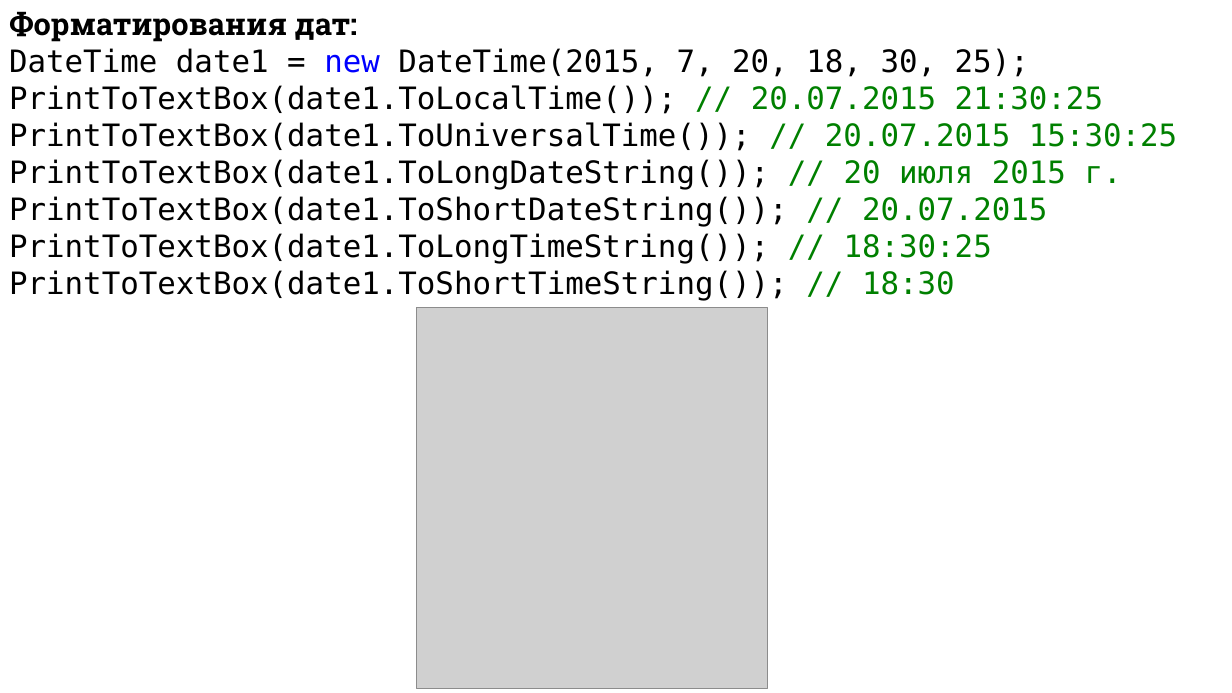
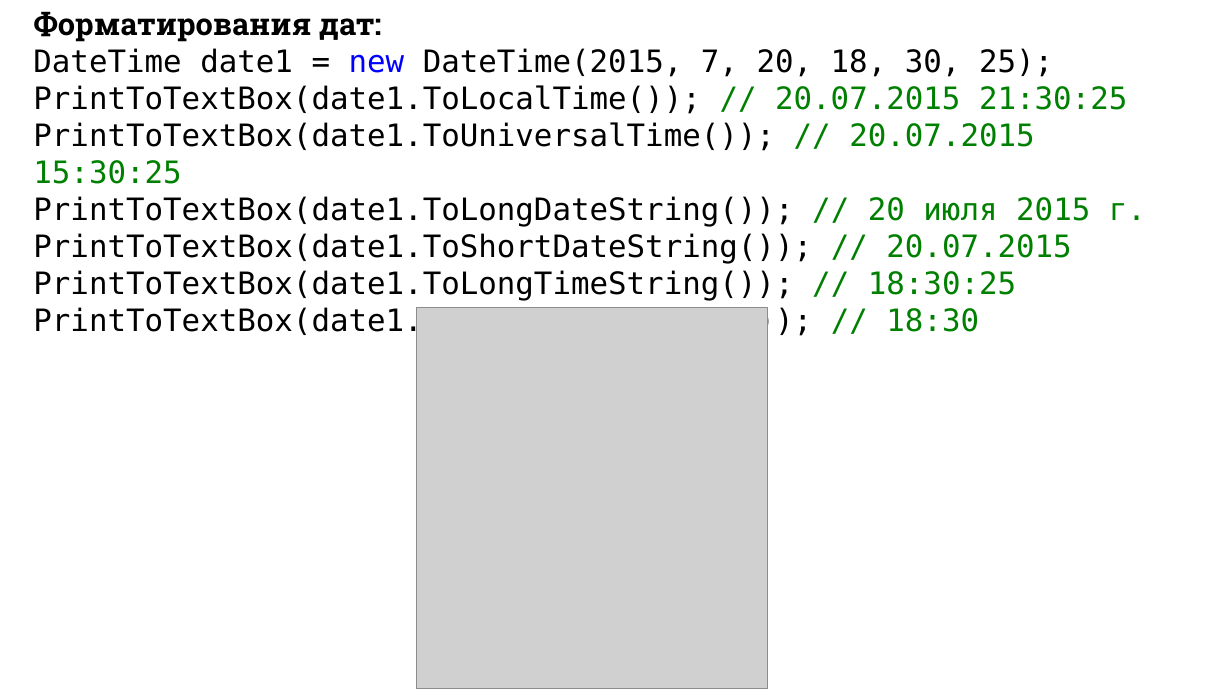
Before and after one commit to DaniilKlyukin/ITiP-2, a slide deck: slide 5 of Лекции/ИТиП 2 лек 7.pptx. Drawn at 1232x693 pixels with LibreOffice and Linux fonts; fonts in the diff are those of the drawing; grey boxes stand for pictures. Boxes give left, top, right and bottom in pixels: in the first picture for what was removed or moved away, otherwise in the second. Text is boxed around its words. In the diff, an @@ line names an element or a change of style, - is before the commit and + after.

```diff
--- a/Лекции/ИТиП 2 лек 7.pptx
+++ b/Лекции/ИТиП 2 лек 7.pptx
@@ text "Форматирования дат:" rewrapped from [9, 11, 1177, 300] to [33, 11, 1146, 300] @@
```
Also in this commit, not shown: 16 other slides changed, 10 slides added, 8 other files.
